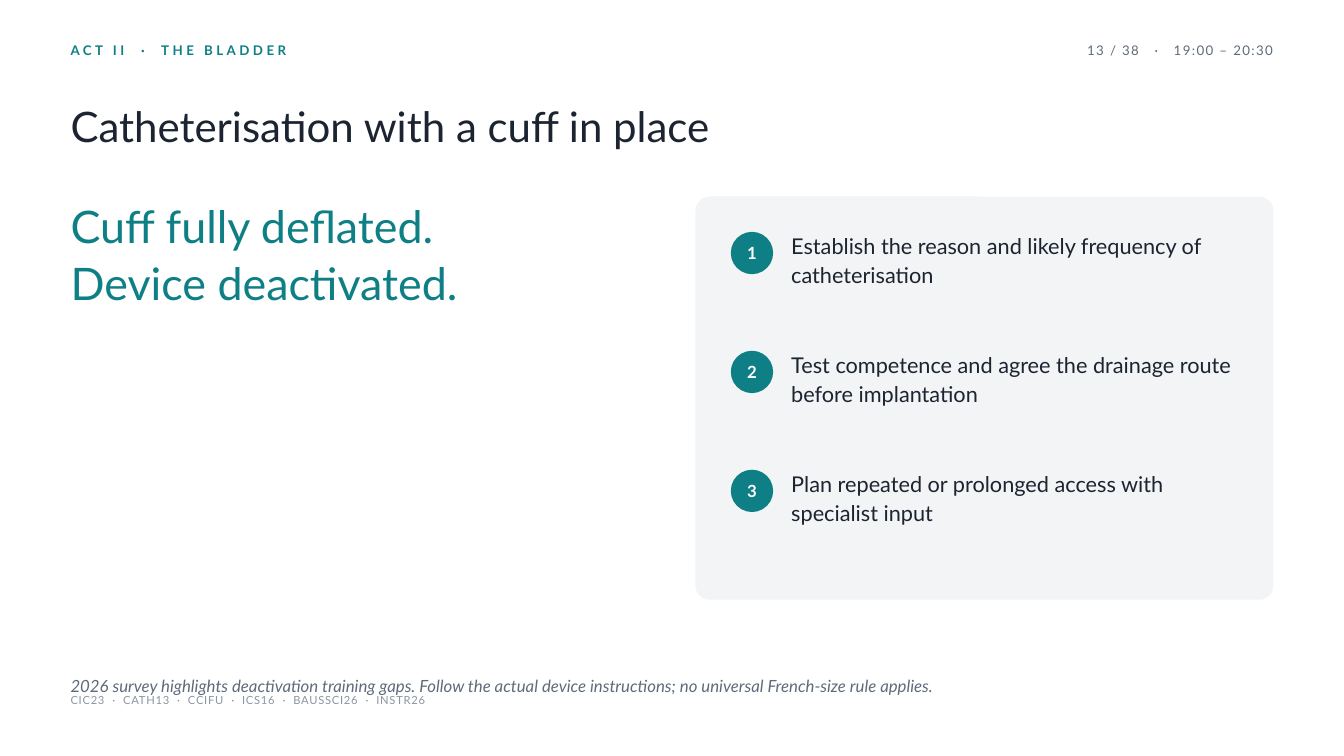
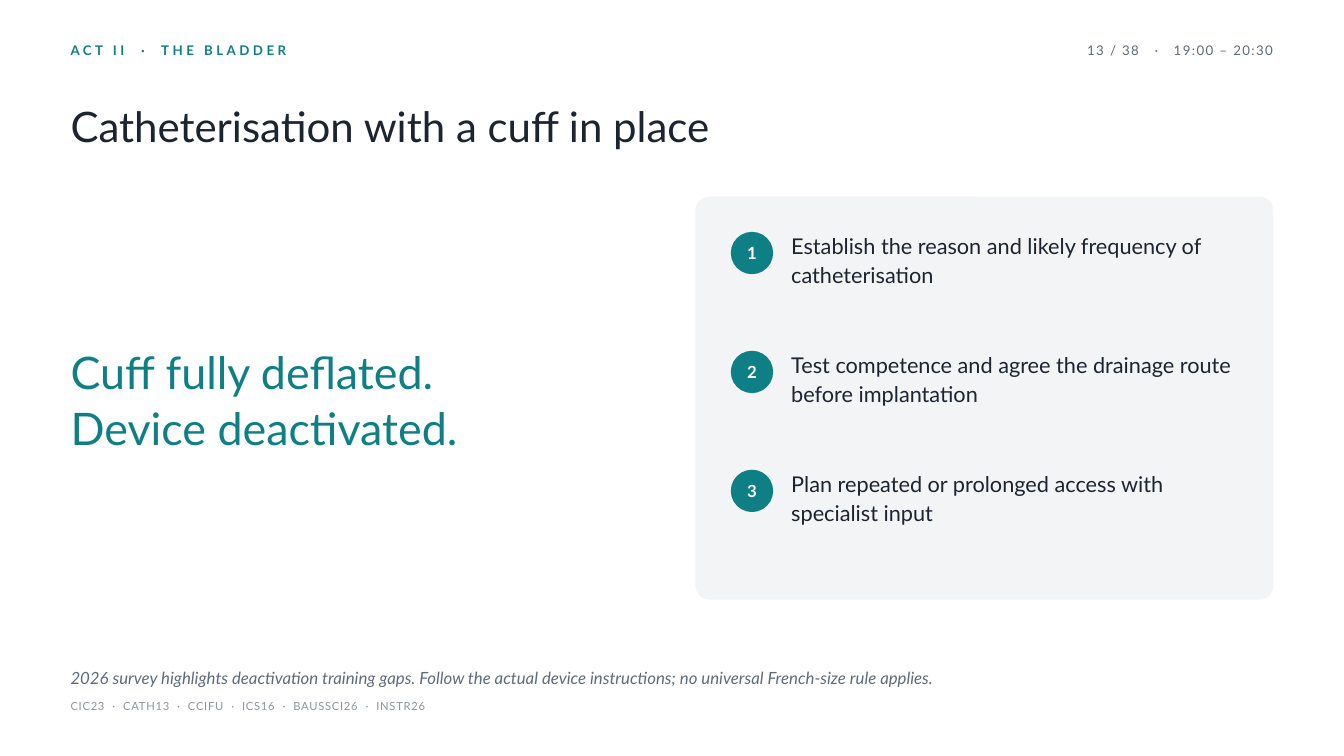
Before and after one commit to nityjr-ctrl/aus-presentation, a slide deck: slide 16 of presentation/AUS-teaching-deck.pptx. Drawn at 1344x756 pixels with LibreOffice and Linux fonts; fonts in the diff are those of the drawing. Boxes give left, top, right and bottom in pixels: in the first picture for what was removed or moved away, otherwise in the second. Text is boxed around its words. In the diff, an @@ line names an element or a change of style, - is before the commit and + after.

```diff
--- a/presentation/AUS-teaching-deck.pptx
+++ b/presentation/AUS-teaching-deck.pptx
@@ text "Cuff fully deflated." at [71, 356, 458, 446]: vertical alignment top to middle @@
@@ text "2026 survey highlights deactivation training ...": place and size @@
-text "2026 survey highlights deactivation training ..." at [71, 679, 933, 695]
+text "2026 survey highlights deactivation training ..." at [71, 671, 933, 687]
@@ text "CIC23 · CATH13 · CCIFU ...": place and size @@
-text "CIC23 · CATH13 · CCIFU ..." at [71, 696, 425, 704]
+text "CIC23 · CATH13 · CCIFU ..." at [71, 702, 425, 710]
```
Also in this commit, not shown: 42 other slides changed, 6 other files.
